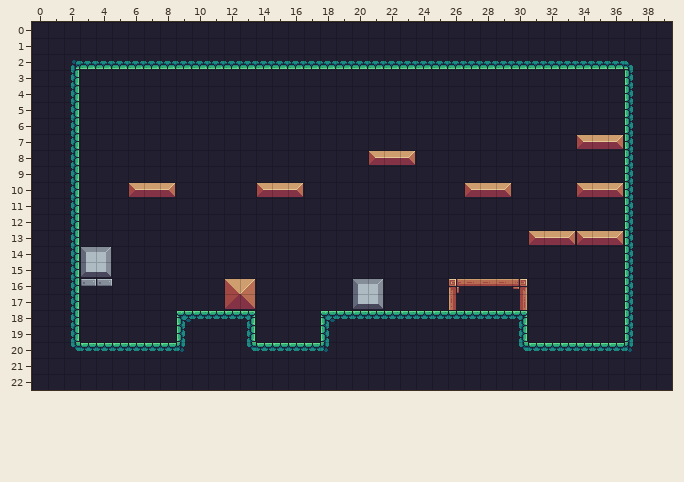
An edit to a level. Tiled map, assets/tiles/level_01_new.tmx. The picture above is the old version.
Cells are 16x16 px. Shown: x 0..39, y 0..22.
And afterwards:
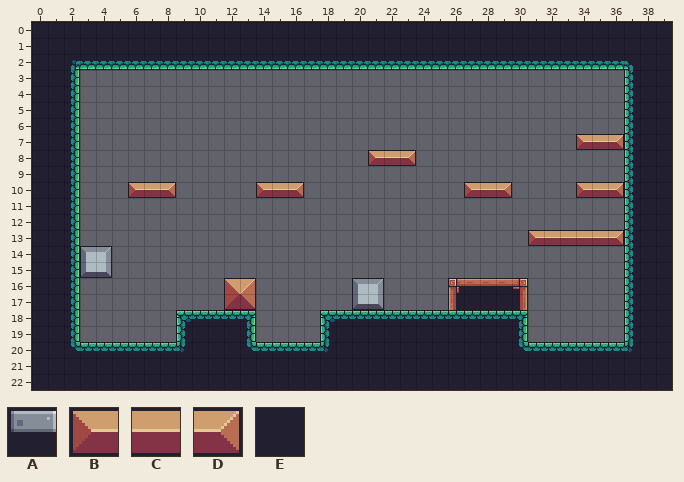
Key: from "flame game": A 1, B 12, C 13, D 14, E 23.
_ is an empty cell, . an unchanged one.
Diff:
--- layer "Tile Layer 1"
@@ x 3..36 @@
- 3 EEEEEEEEEEEEEEEEEEEEEEEEEEEEEEEEEE
- 4 EEEEEEEEEEEEEEEEEEEEEEEEEEEEEEEEEE
- 5 EEEEEEEEEEEEEEEEEEEEEEEEEEEEEEEEEE
- 6 EEEEEEEEEEEEEEEEEEEEEEEEEEEEEEEEEE
- 7 EEEEEEEEEEEEEEEEEEEEEEEEEEEEEEE...
- 8 EEEEEEEEEEEEEEEEEE...EEEEEEEEEEEEE
- 9 EEEEEEEEEEEEEEEEEEEEEEEEEEEEEEEEEE
-10 EEE...EEEEE...EEEEEEEEEE...EEEE...
-11 EEEEEEEEEEEEEEEEEEEEEEEEEEEEEEEEEE
-12 EEEEEEEEEEEEEEEEEEEEEEEEEEEEEEEEEE
-13 EEEEEEEEEEEEEEEEEEEEEEEEEEEE..DB..
-14 ..EEEEEEEEEEEEEEEEEEEEEEEEEEEEEEEE
-15 ..EEEEEEEEEEEEEEEEEEEEEEEEEEEEEEEE
-16 AAEEEEEEE..EEEEEE..EEEE.....EEEEEE
-17 EEEEEEEEE..EEEEEE..EEEE.....EEEEEE
-18 EEEEEE.....EEEE.............EEEEEE
-19 EEEEEE.....EEEE.............EEEEEE
+ 3 __________________________________
+ 4 __________________________________
+ 5 __________________________________
+ 6 __________________________________
+ 7 _______________________________...
+ 8 __________________..._____________
+ 9 __________________________________
+10 ___..._____...__________...____...
+11 __________________________________
+12 __________________________________
+13 ____________________________..CC..
+14 ..________________________________
+15 ..________________________________
+16 _________..______..____.....______
+17 _________..______..____.....______
+18 ______.....____.............______
+19 ______.....____.............______
Changed places in both pictures, as pixel boxes (x1, y1, x2, y2):
changed: (80, 70, 624, 342)
